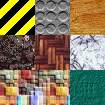
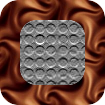
Before/after of a 105 x 105 layered artwork. What changed in the layer stack:
painted on "tilemap_002.png" over [0, 0, 105, 105]
